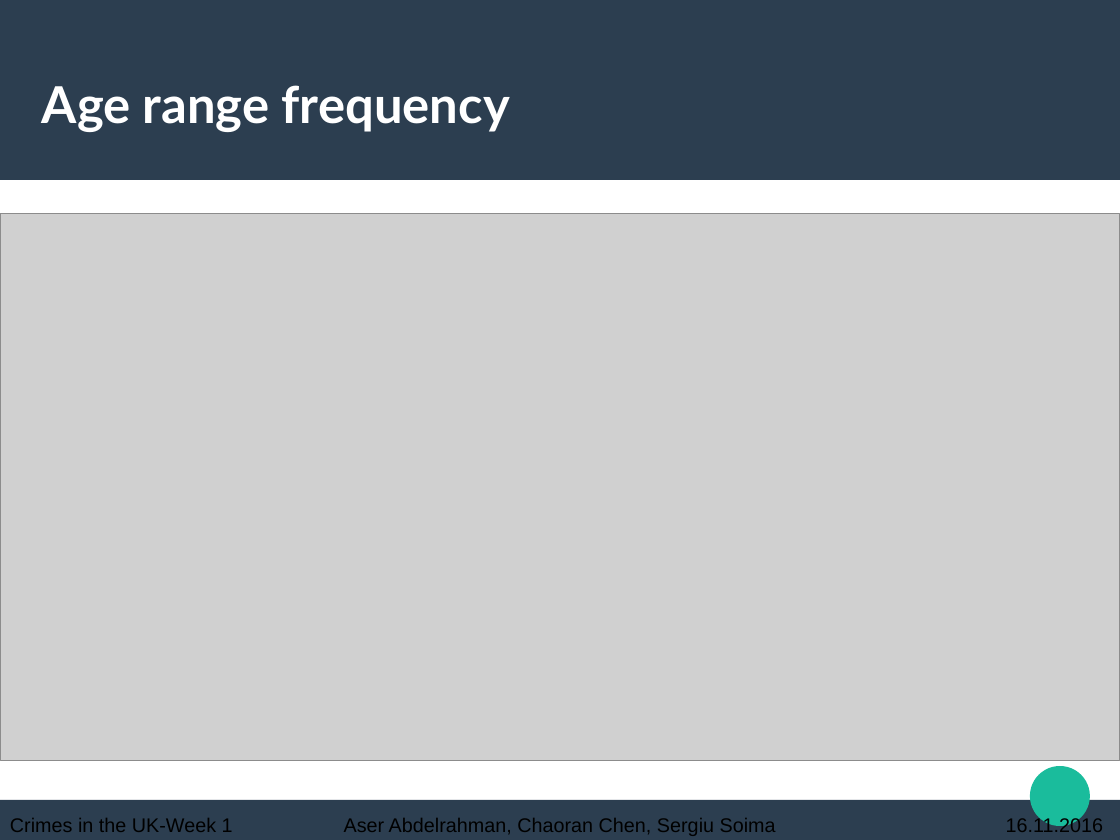
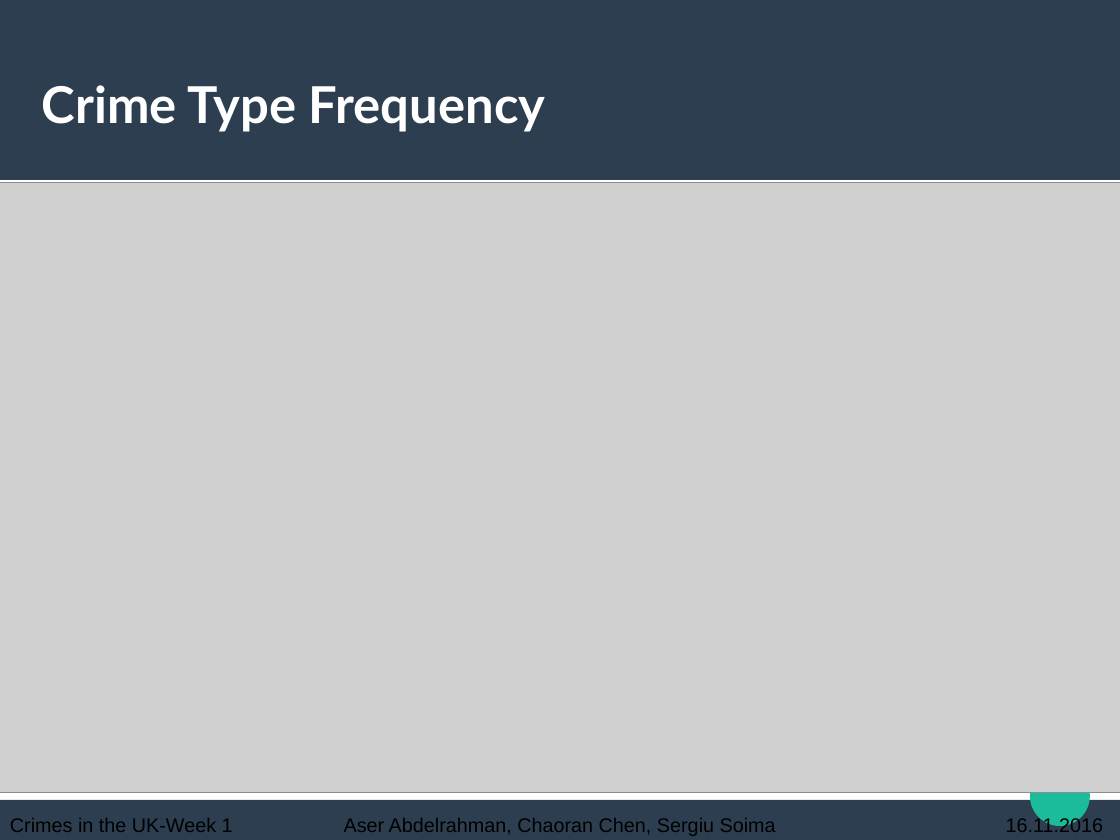
Before and after one commit to chaoran-chen/data-mining-lab-ws1617-crimes-in-uk, a slide deck: slide 6 of wiki/week-01/week-01-presentation.odp (slide 7 before the commit). Drawn at 1120x840 pixels with LibreOffice and Linux fonts; fonts in the diff are those of the drawing; grey boxes stand for pictures. Boxes give left, top, right and bottom in pixels: in the first picture for what was removed or moved away, otherwise in the second. Text is boxed around its words. In the diff, an @@ line names an element or a change of style, - is before the commit and + after.

```diff
--- a/wiki/week-01/week-01-presentation.odp
+++ b/wiki/week-01/week-01-presentation.odp
@@ title at (x1=42, y1=85, x2=546, y2=132): text changed @@
-Age range frequency
+Crime Type Frequency
@@ picture resized from (x1=0, y1=213, x2=1120, y2=761) to (x1=0, y1=183, x2=1120, y2=793) @@
```
Also in this commit, not shown: 5 other slides changed, 2 slides added.
